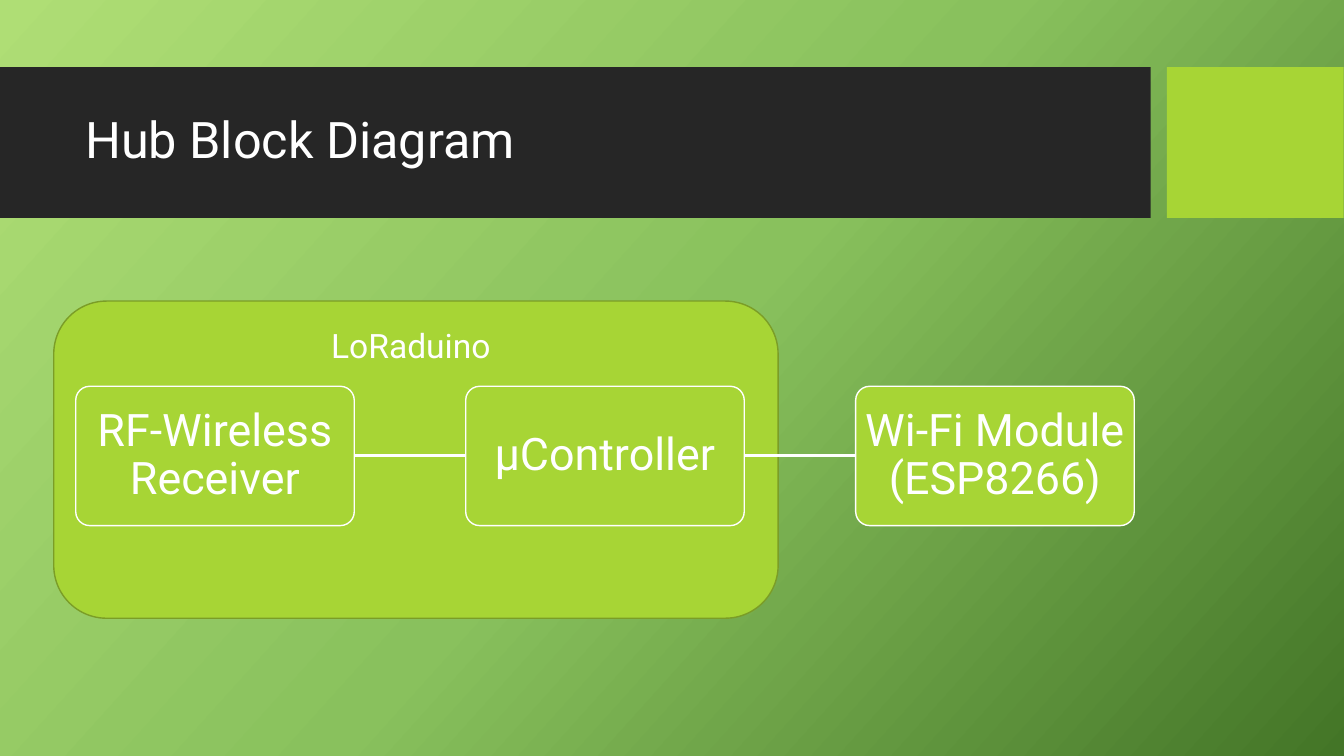
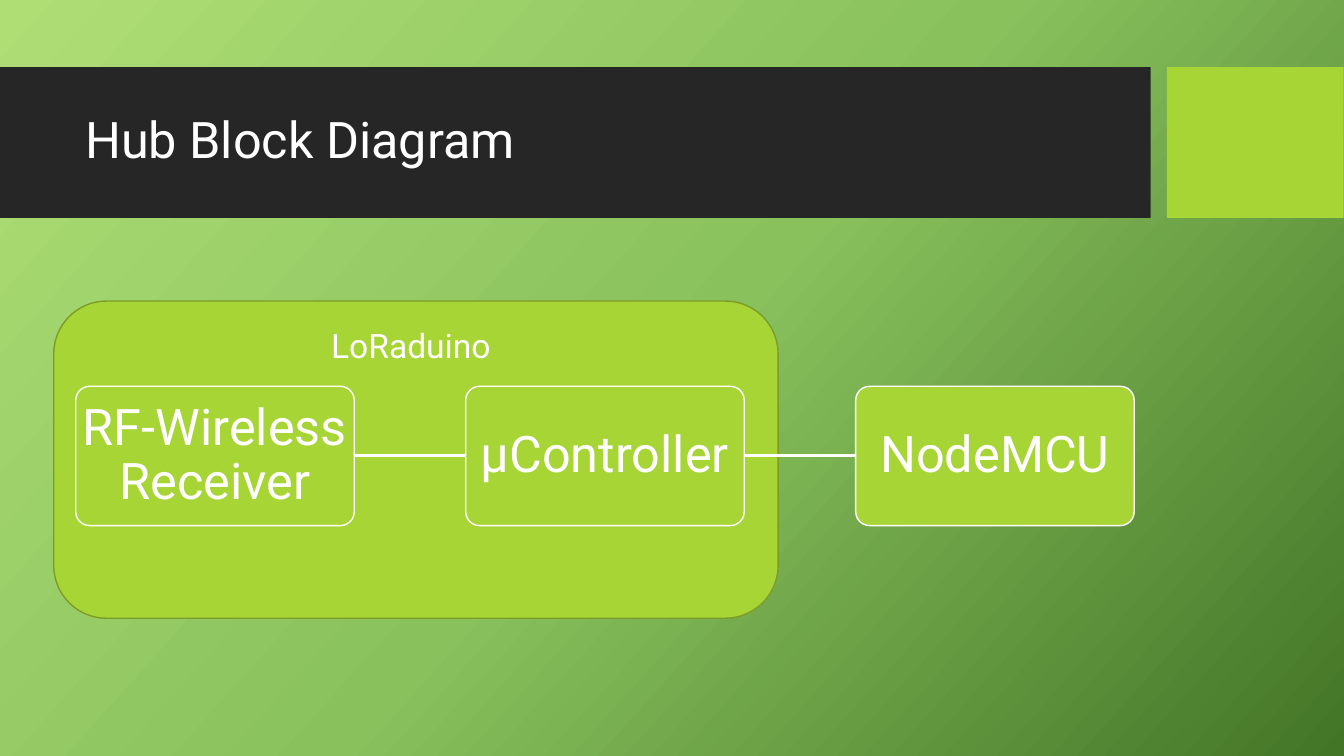
Before and after one commit to Haz-IQ/Precise-Agriculture, a slide deck: slide 10 of Presentation PA.pptx. Drawn at 1344x756 pixels with LibreOffice and Linux fonts; fonts in the diff are those of the drawing; background and template pictures are left out. Boxes give left, top, right and bottom in pixels: in the first picture for what was removed or moved away, otherwise in the second. Text is boxed around its words. In the diff, an @@ line names an element or a change of style, - is before the commit and + after.

```diff
--- a/Presentation PA.pptx
+++ b/Presentation PA.pptx
@@ text "RF-Wireless Receiver" at <box>83,407,347,500</box>: size 32 to 36 pt; more space between paragraphs @@
@@ text "µController" at <box>481,434,729,483</box>: size 32 to 36 pt; more space between paragraphs @@
@@ text at <box>880,434,1109,473</box>: text changed; size 32 to 36 pt @@
-Wi-Fi Module (ESP8266)
+NodeMCU
```
Also in this commit, not shown: 3 other slides changed, 2 slides added, 1 slide removed.
